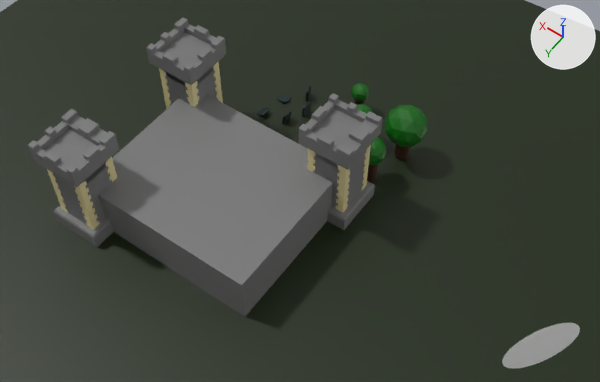
A saved change to the Blender file 002.castle.blend.
Camera for both pictures: a 50 mm lens placed at (-16.5, 16.03, 24.47), pointed at (-6.83, 2.49, 3.19). Arrows for +X, +Y and +Z are at upper right; the lights stay in place.

The older version as bpy lines, for what is in view:
```python
me_cube_073 = bpy.data.meshes.new('Cube.073')
me_cube_073.from_pydata(...)  # a box spanning x -1.0..1.0, y -1.0..1.0, z -1.0..1.0
me_cube_073.materials.append(mat_stone)  # grey #777777
me_cube_141 = bpy.data.meshes.new('Cube.141')
me_cube_141.from_pydata(...)  # 12 vertices, 10 faces; spans x -1.0..1.0, y -1.0..1.0, z -0.32..0.33
me_cube_141.materials.append(mat_stone)  # grey #777777
me_plane_004 = bpy.data.meshes.new('Plane.004')
me_plane_004.from_pydata([(-1.0, -1.0, 0.0), (1.0, -1.0, 0.0), (-1.0, 1.0, 0.0), (1.0, 1.0, 0.0)], [], [(0, 1, 3, 2)])
me_plane_004.materials.append(mat_grass)  # black #122200
ob_body = bpy.data.objects.new('Body', me_cube_073)
ob_body.location = (-3.49, 2.93, 0.99)
ob_body.scale = (3.48, 2.93, 1.0)
ob_bottom_002 = bpy.data.objects.new('Bottom.002', me_cube_141)
ob_bottom_002.location = (-6.71, 0.01, 0.32)
ob_bottom_002.rotation_euler = (0.0, 0.0, -1.571)  # degrees (0, 0, -90)
ob_grass = bpy.data.objects.new('Grass', me_plane_004)
ob_grass.location = (-7.08, 4.12, 0.0)
ob_grass.scale = (18.5, 18.5, 18.5)
# also in view: 'Moon' at (-15.76, 5.15, 6.62); 'Top.002' at (-6.71, 0.01, 3.77); 'Icosphere.004' at (-7.55, -3.25, 1.67); 'Body.002' at (0.0, 5.7, 1.98); 'Top' at (0.0, 0.0, 3.77)
```
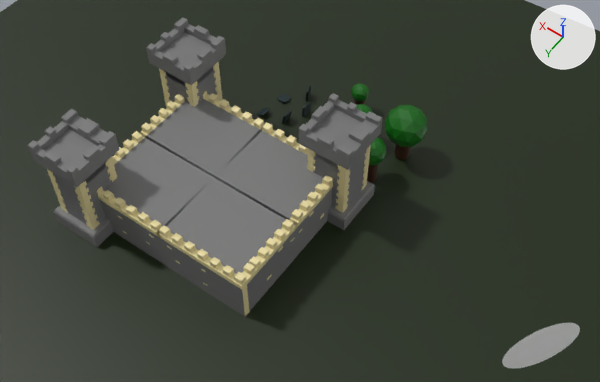
Location of each change, [x1, y1, x2, y2] in pixels of the pictures (600 x 382 px):
'Body', reshaped, modifiers changed
    before: [98, 95, 333, 317]
    after: [97, 90, 333, 317]

The edits, one by one:
me_cube_073 is used by ob_body; location (-3.49, 2.93, 0.99); scale (3.48, 2.93, 1.0).
me_cube_073 had 8 vertices, 6 faces and spanned x -1.0..1.0, y -1.0..1.0, z -1.0..1.0.
me_cube_073 now has 309 vertices, 215 faces, 1 loose edge and spans x -0.02..1.01, y -1.01..0.02, z -1.0..1.24.
me_cube_073 part 1: 6 vertices removed from x -1.0..1.0, y -1.0..1.0, z -1.0..1.0; 307 vertices added at x -0.02..1.01, y -1.01..0.02, z -1.0..1.24.
me_cube_073 now uses material mat_tile_tower (beige #e7daa1).
Object 'Body' (ob_body) gains a MIRROR modifier named 'Mirror'.
Modifier setting: use_axis = (True, True, False).
